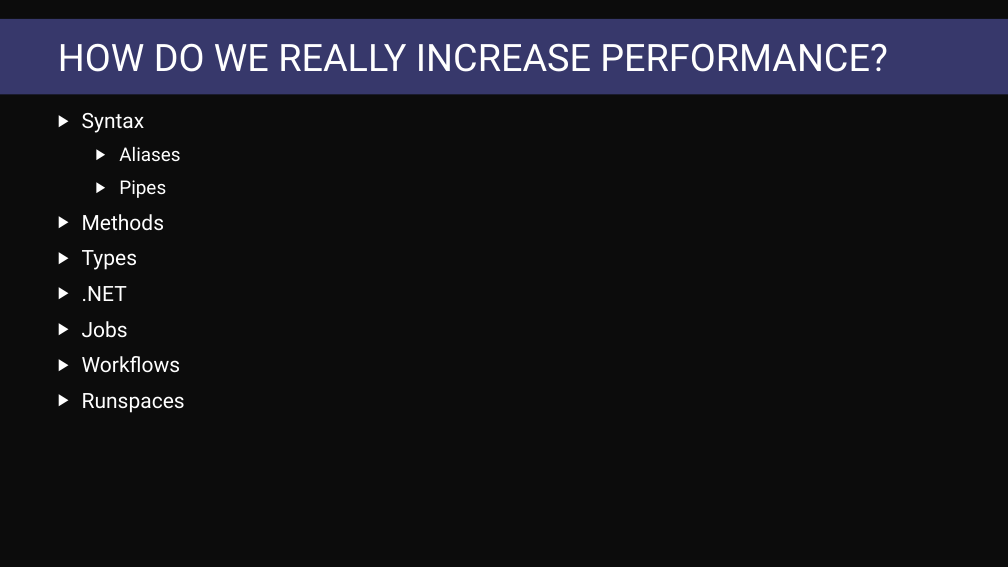
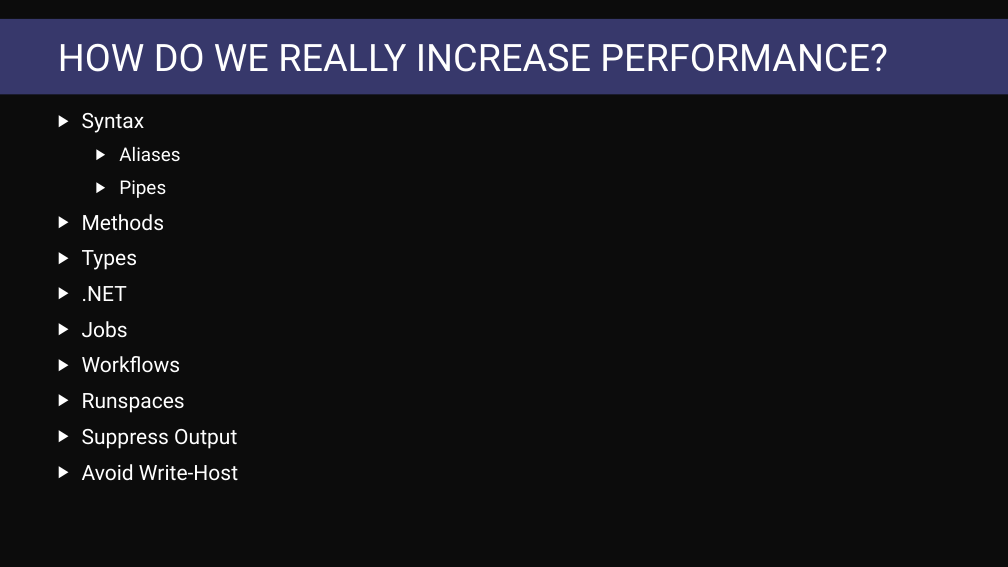
Before and after one commit to DumpsterDave/MMSJazz, a slide deck: slide 5 of Performance PowerShell/Performance Powershell.pptx. Drawn at 1008x567 pixels with LibreOffice and Linux fonts; fonts in the diff are those of the drawing; background and template pictures are left out. Boxes give left, top, right and bottom in pixels: in the first picture for what was removed or moved away, otherwise in the second. Text is boxed around its words. In the diff, an @@ line names an element or a change of style, - is before the commit and + after.

```diff
--- a/Performance PowerShell/Performance Powershell.pptx
+++ b/Performance PowerShell/Performance Powershell.pptx
@@ text at (82, 429, 238, 481): paragraphs added @@
+▶ Suppress Output
+▶ Avoid Write-Host
```
Also in this commit, not shown: 2 other slides changed, 1 slide added, 4 other files.
